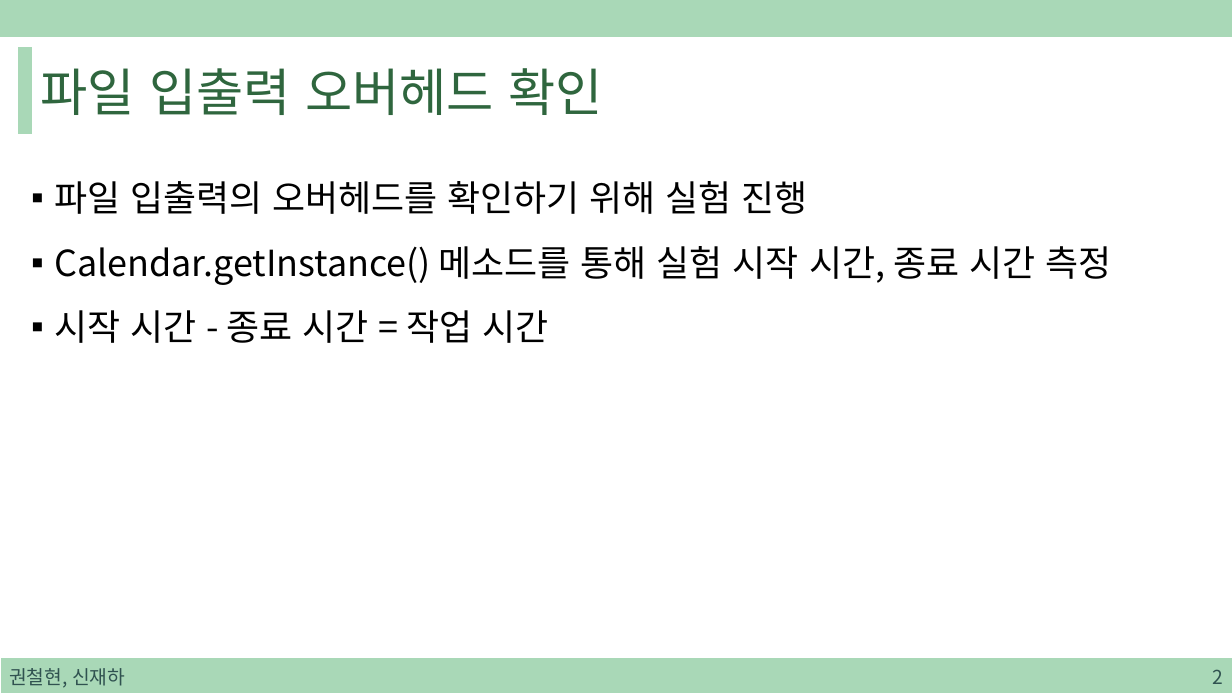
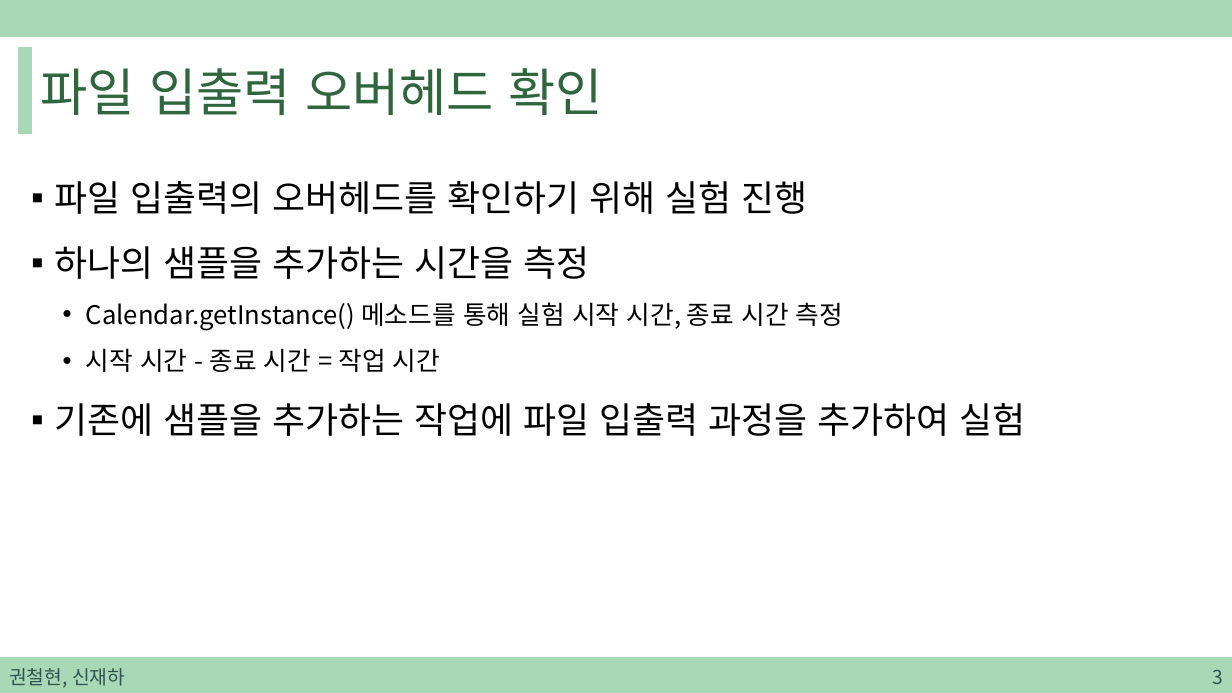
Before and after one commit to sjh4287/capston, a slide deck: slide 3 of 2022.02.11/권철현,신재하.pptx (slide 2 before the commit). Drawn at 1232x693 pixels with LibreOffice and Linux fonts; fonts in the diff are those of the drawing. Boxes give left, top, right and bottom in pixels: in the first picture for what was removed or moved away, otherwise in the second. Text is boxed around its words. In the diff, an @@ line names an element or a change of style, - is before the commit and + after.

```diff
--- a/2022.02.11/권철현,신재하.pptx
+++ b/2022.02.11/권철현,신재하.pptx
@@ text at [54, 246, 589, 279]: paragraph added @@
+▪ 하나의 샘플을 추가하는 시간을 측정
@@ text at [86, 302, 843, 372]: size 28 to 20 pt in "Calendar.getInstance() 메소드를 통해 실험 시작 시간, 종료 ...", "시작 시간 - 종료 시간 = 작업 ..."; bullet ▪ to •; list level 1 to 2 in "Calendar.getInstance() 메소드를 통해 실험 시작 ..."; list level 1 to 2 in "시작 시간 - 종료 시간 ..." @@
@@ text at [54, 403, 1026, 436]: paragraph added @@
+▪ 기존에 샘플을 추가하는 작업에 파일 입출력 과정을 추가하여 실험
@@ page number at [1212, 670, 1223, 684]: text changed @@
-2
+3
```
Also in this commit, not shown: 3 other slides changed, 9 slides added, 3 other files.
